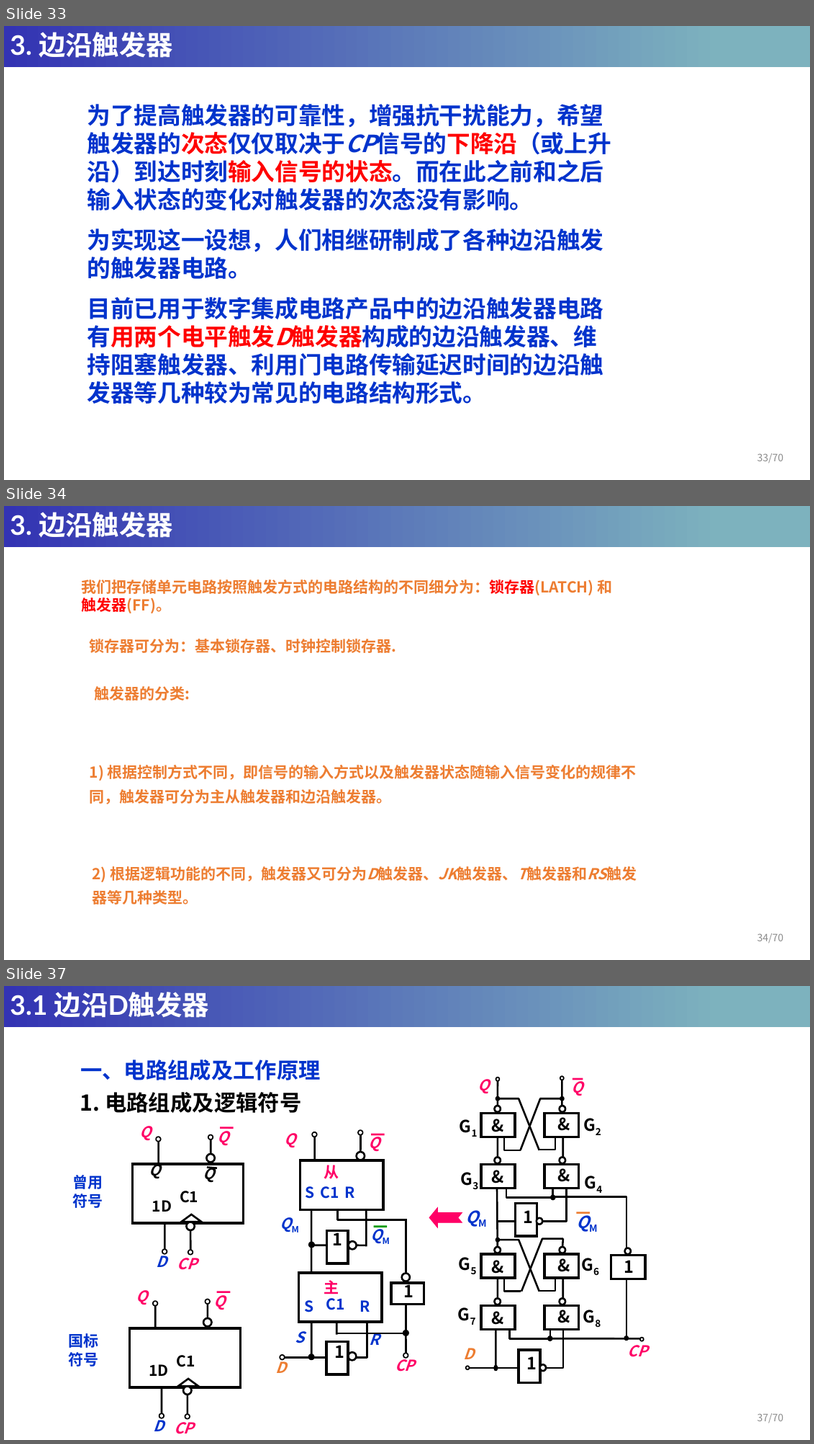
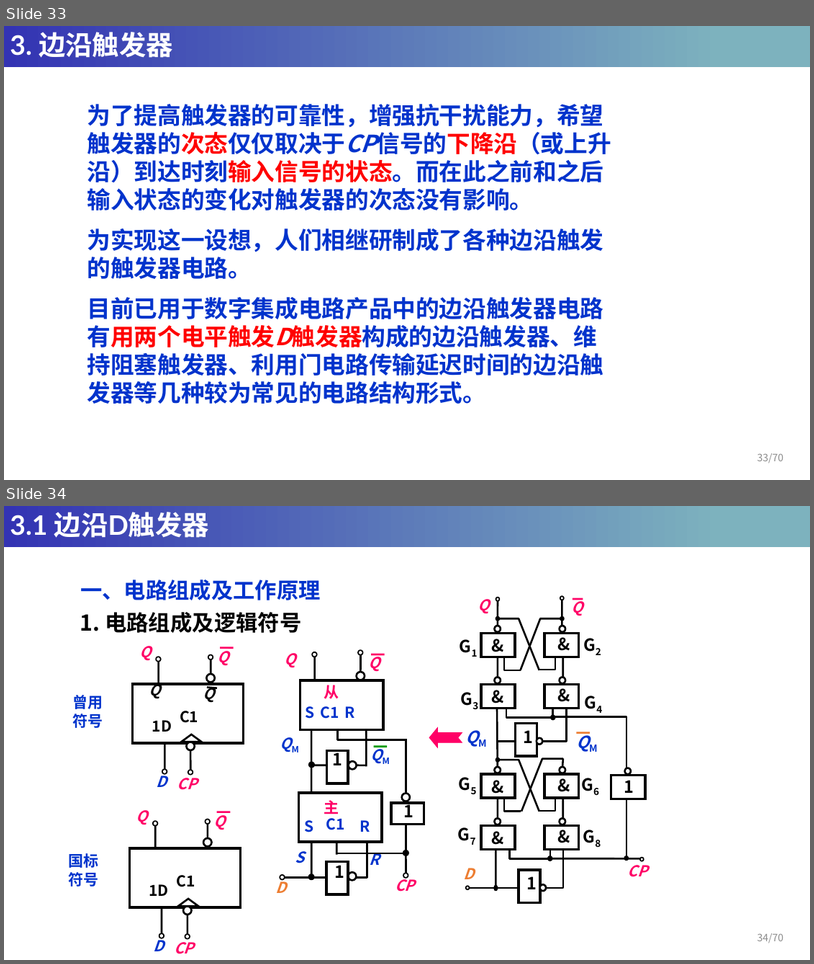
Before and after one commit to HeyuanMingong/heyuanmingong.github.io, a slide deck: DC/5. 第五章-触发器.pptx. Shown one above the other, each under a label of ours: slides 33, 34 and 37 before the commit, slides 33 and 34 after it; the slides between them are not shown. The pictures are 814x1444 and 814x964 pixels, drawn with LibreOffice and Linux fonts; fonts in the diff are those of the drawing. Boxes give left, top, right and bottom in pixels: in the first picture for what was removed or moved away, otherwise in the second. Text is boxed around its words. In the diff, an @@ line names an element or a change of style, - is before the commit and + after.

```diff
--- a/DC/5. 第五章-触发器.pptx
+++ b/DC/5. 第五章-触发器.pptx
@@ slide 34 removed at bbox=[4, 506, 810, 960], background #FFFFFF; not listed: 1 template element that a slide beside it also shows @@
@@ title removed at bbox=[10, 512, 173, 538] @@
-3. 边沿触发器
@@ text removed at bbox=[82, 579, 612, 613] @@
-我们把存储单元电路按照触发方式的电路结构的不同细分为：锁存器(LATCH) 和 触发器(FF)。
@@ text removed at bbox=[90, 638, 397, 653] @@
-锁存器可分为：基本锁存器、时钟控制锁存器.
@@ text removed at bbox=[95, 686, 190, 700] @@
-触发器的分类:
@@ text removed at bbox=[90, 764, 637, 804] @@
-1) 根据控制方式不同，即信号的输入方式以及触发器状态随输入信号变化的规律不同，触发器可分为主从触发器和边沿触发器。
@@ text removed at bbox=[92, 866, 518, 904] @@
-2) 根据逻辑功能的不同，触发器又可分为D触发器、JK触发器、T触发器和RS触发器等几种类型。
@@ page number removed at bbox=[758, 933, 784, 943] @@
-34/70
@@ what was slide 37 is now slide 34 @@
@@ page number at bbox=[758, 933, 784, 943]: text changed @@
-37/70
+34/70
```
Also in this commit, not shown: 2 other slides removed, 4 other files.
